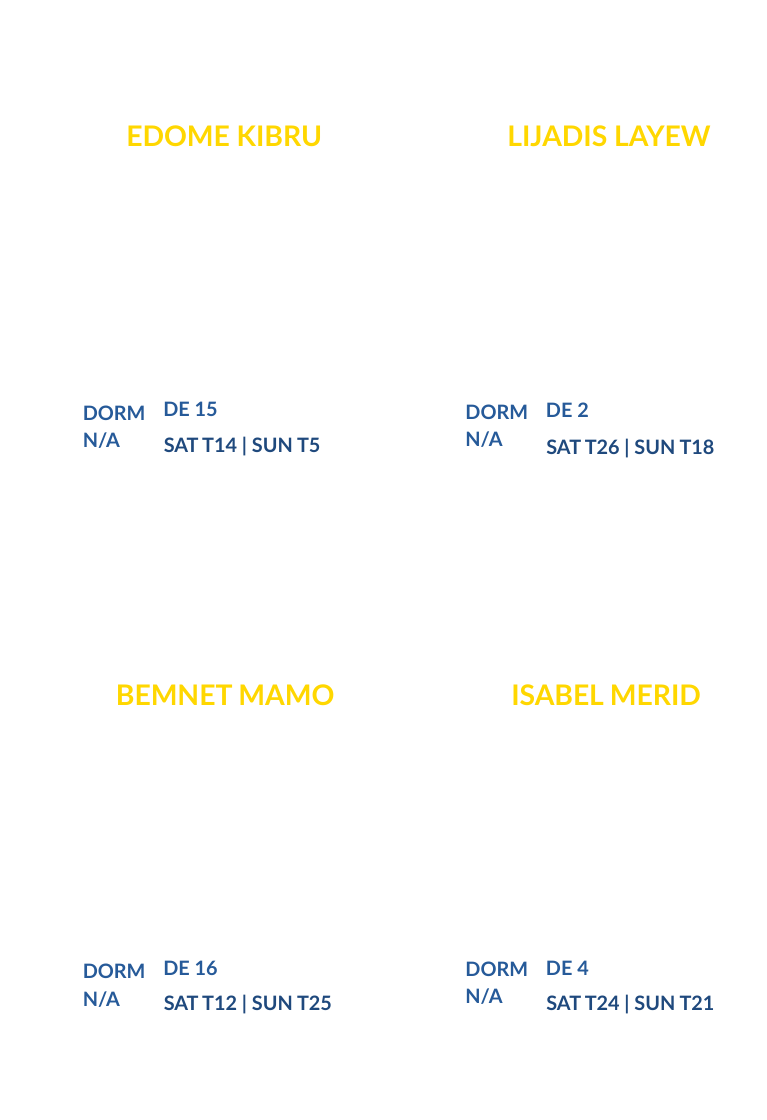
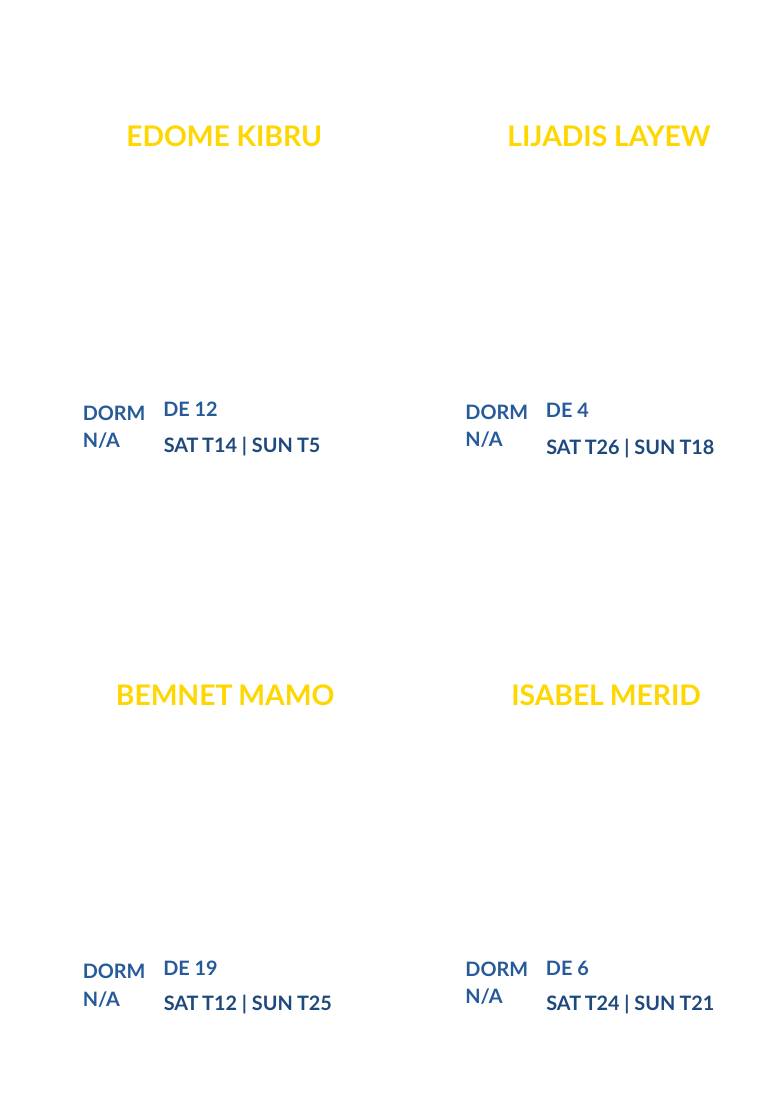
Before and after one commit to nahom8423/campusministry, a slide deck: slide 67 of output/filled_badges.pptx. Drawn at 767x1120 pixels with LibreOffice and Linux fonts; fonts in the diff are those of the drawing. Boxes give left, top, right and bottom in pixels: in the first picture for what was removed or moved away, otherwise in the second. Text is boxed around its words. In the diff, an @@ line names an element or a change of style, - is before the commit and + after.

```diff
--- a/output/filled_badges.pptx
+++ b/output/filled_badges.pptx
@@ text at <box>163,401,218,416</box>: text changed @@
-DE 15
+DE 12
@@ text at <box>546,402,589,417</box>: text changed @@
-DE 2
+DE 4
@@ text at <box>163,960,218,975</box>: text changed @@
-DE 16
+DE 19
@@ text at <box>546,960,589,975</box>: text changed @@
-DE 4
+DE 6
```
Also in this commit, not shown: 83 other slides changed, 3 other files.
